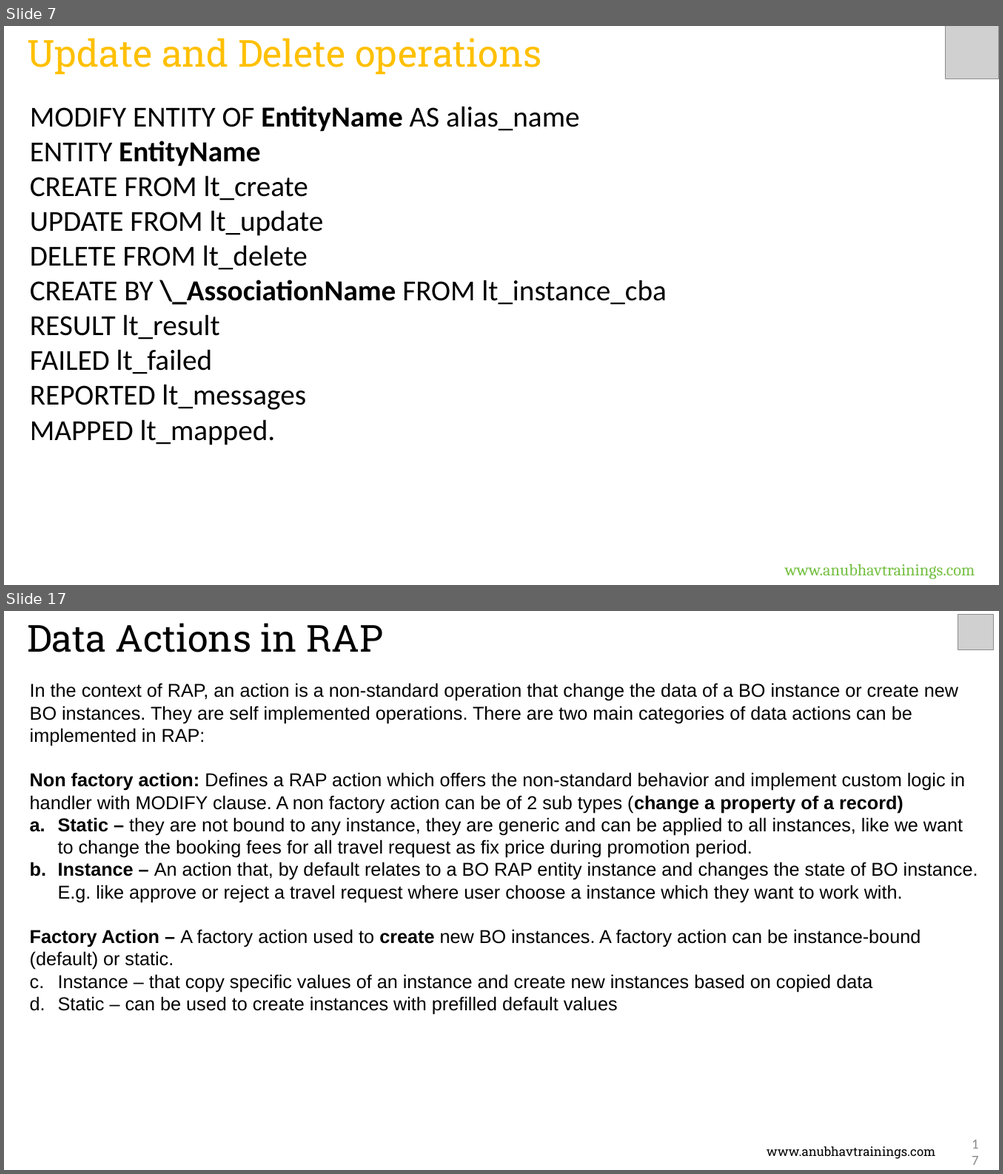
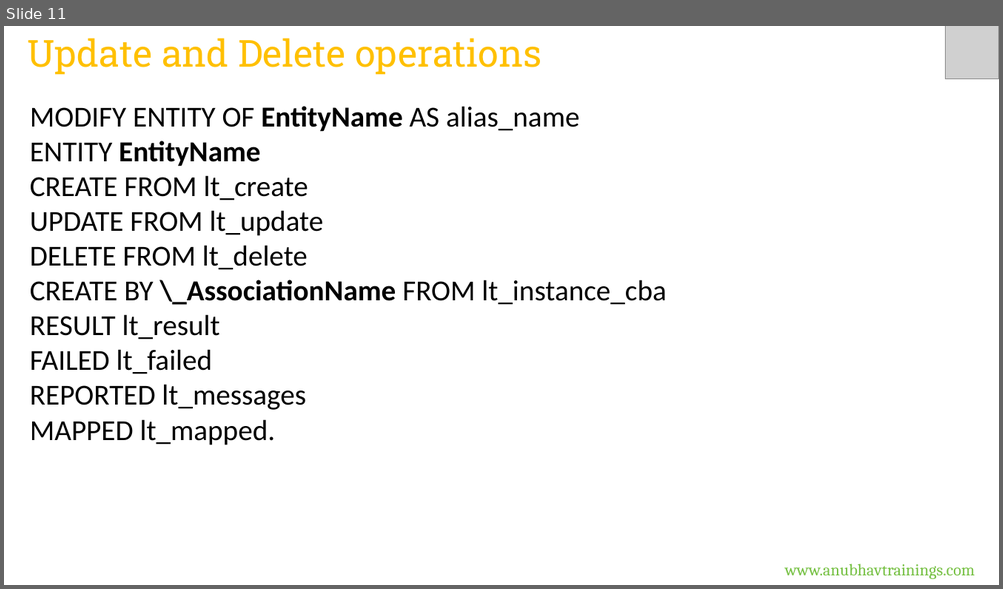
Before and after one commit to soyuztechnologies/CDS_AMDP_RAP_Training_60H, a slide deck: Day 11/DAY-11.pptx. Shown one above the other, each under a label of ours: slides 7 and 17 before the commit, slide 11 after it; the slides between them are not shown. The pictures are 1003x1174 and 1003x589 pixels, drawn with LibreOffice and Linux fonts; fonts in the diff are those of the drawing; grey boxes stand for pictures. Boxes give left, top, right and bottom in pixels: in the first picture for what was removed or moved away, otherwise in the second. Text is boxed around its words. In the diff, an @@ line names an element or a change of style, - is before the commit and + after.

```diff
--- a/Day 11/DAY-11.pptx
+++ b/Day 11/DAY-11.pptx
@@ slide 17 removed at [4,611,999,1170], background #FFFFFF @@
@@ text removed at [27,623,383,652] @@
-Data Actions in RAP
@@ picture removed at [958,615,993,649] @@
@@ text removed at [30,683,978,1015] @@
-In the context of RAP, an action is a non-standard operation that change the data of a BO instance or create new BO instances. They are self implemented operations. There are two main categories of data actions can be implemented in RAP:
-Non factory action: Defines a RAP action which offers the non-standard behavior and implement custom logic in handler with MODIFY clause. A non factory action can be of 2 sub types (change a property of a record)
-a. Static – they are not bound to any instance, they are generic and can be applied to all instances, like we want to change the booking fees for all travel request as fix price during promotion period.
-b. Instance – An action that, by default relates to a BO RAP entity instance and changes the state of BO instance. E.g. like approve or reject a travel request where user choose a instance which they want to work with.
-Factory Action – A factory action used to create new BO instances. A factory action can be instance-bound (default) or static.
-a. Instance – that copy specific values of an instance and create new instances based on copied data
-b. Static – can be used to create instances with prefilled default values
@@ page number removed at [959,1137,986,1167] @@
-17
@@ text removed at [766,1147,936,1159] @@
-www.anubhavtrainings.com
@@ what was slide 7 is now slide 11 @@
```
Also in this commit, not shown: 3 slides changed, 4 slides added, 25 other slides removed, 31 other files.
